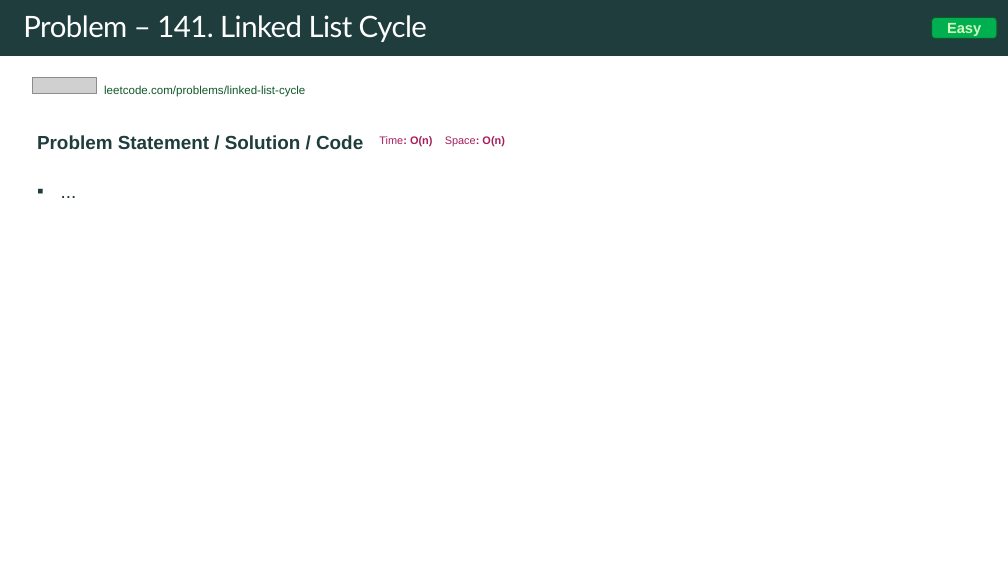
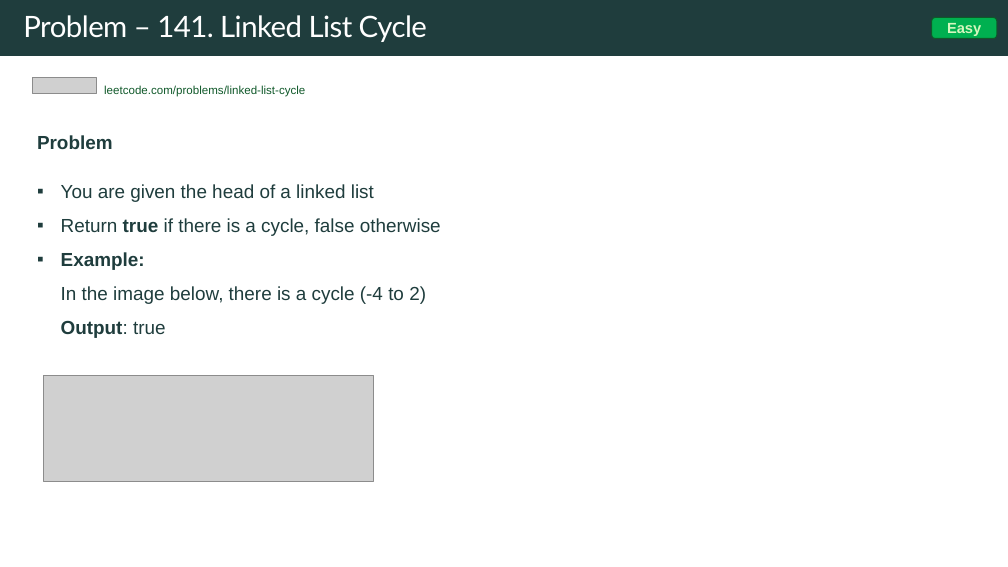
Before and after one commit to rfdavid/coding-interview-handbook-cpp, a slide deck: slide 203 of Algorithm and problem Solving Cheatsheet.pptm (slide 189 before the commit). Drawn at 1008x567 pixels with LibreOffice and Linux fonts; fonts in the diff are those of the drawing; grey boxes stand for pictures. Boxes give left, top, right and bottom in pixels: in the first picture for what was removed or moved away, otherwise in the second. Text is boxed around its words. In the diff, an @@ line names an element or a change of style, - is before the commit and + after.

Commit message:
problems updated

```diff
--- a/Algorithm and problem Solving Cheatsheet.pptm
+++ b/Algorithm and problem Solving Cheatsheet.pptm
@@ text at (x1=37, y1=135, x2=441, y2=338): text changed; bold off @@
-Problem Statement / Solution / Code Time: O(n) Space: O(n)
-▪ ...
+Problem
+▪ You are given the head of a linked list
+▪ Return true if there is a cycle, false otherwise
+▪ Example:
+  In the image below, there is a cycle (-4 to 2)
+  Output: true
@@ picture added at (x1=43, y1=375, x2=374, y2=482) @@
```
Also in this commit, not shown: 16 other slides changed, 24 slides added, 2 slides removed, 15 other files.
